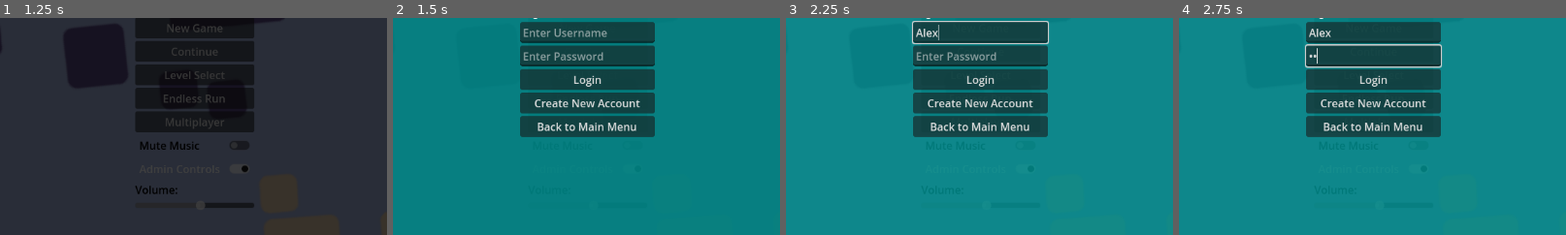
Above: before the commit, frames 1-4 (left to right).
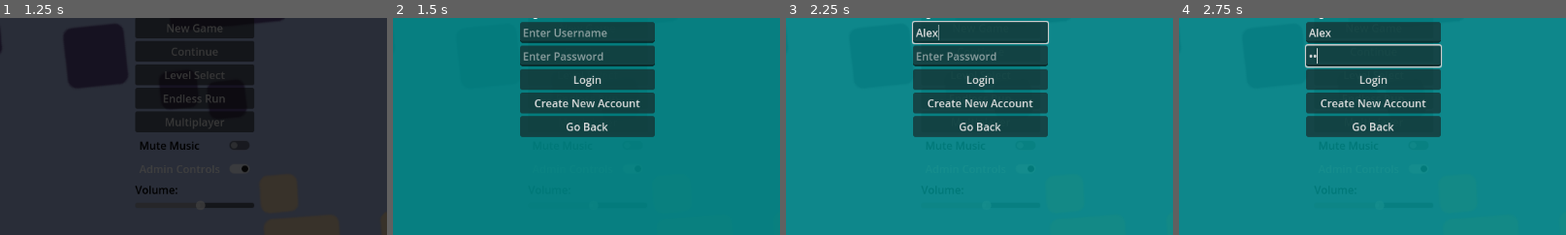
Above: after the commit, the same moments.

Repository: dustngroh/CapstoneProject
Game: Godot game, scene res://scenes/main/Game.tscn
Two runs of this game, one before a commit and one after it. Both use one fixed random seed, a clock stepped at 60 frames per second and the inputs below. The engine's default icon, where the game draws it, is replaced by a stand-in: a white triangle on a blue panel in a dark square.
Inputs (mouse positions are % of the whole screen's width and height, from its top left):
- Up to frame 1 (1.25 s): tap Enter at 0.5 s; hold Right (walk_right) from 0.53 s (still down); tap Space (jump) at 0.77 s
- Up to frame 2 (1.5 s): release Right (walk_right) at 1.25 s; click "Login" at 1.25 s
- Up to frame 3 (2.25 s): click (50, 33) at 2.02 s; type "Alex" at 2.1 s
- Up to frame 4 (2.75 s): click (50, 39) at 2.25 s; type "12" at 2.33 s
The pictures show only the part of the screen within x 25-75%, y 30-80%; the shares and areas given below are measured in that part.

Frame 1 is identical in both runs. In frame 2, 0.7% of the frame differs, in the area x 37-63%, y 48-53%; in frame 3, 0.7%; in frame 4, 0.7%.

Commit message:
Allow login on results screen
When finishing a level, a login button will become visible if the player is not logged in.
They can then create an account and/or login and their time will be submitted to the backend server.

Diff:
--- a/run-game/scenes/common/ResultsScreen.tscn
+++ b/run-game/scenes/common/ResultsScreen.tscn
@@ -38,10 +38,6 @@
 grow_horizontal = 0
 grow_vertical = 2
 
-[node name="LeaderboardBox" type="Label" parent="VBoxContainer"]
-visible = false
-layout_mode = 2
-
 [node name="NextLevelButton" type="Button" parent="VBoxContainer"]
 layout_mode = 2
 text = "Next Level"
@@ -54,6 +50,10 @@
 [node name="ReplayButton" type="Button" parent="VBoxContainer"]
 layout_mode = 2
 text = "Watch Replay"
+
+[node name="LoginButton" type="Button" parent="VBoxContainer"]
+layout_mode = 2
+text = "Login"
 
 [node name="LeaderboardBox" type="Label" parent="."]
 anchors_preset = 8
--- a/run-game/scenes/common/ui/login_screen.tscn
+++ b/run-game/scenes/common/ui/login_screen.tscn
@@ -58,7 +58,7 @@
 
 [node name="BackButton" type="Button" parent="VBoxContainer"]
 layout_mode = 2
-text = "Back to Main Menu"
+text = "Go Back"
 
 [node name="ErrorLabel" type="Label" parent="VBoxContainer"]
 custom_minimum_size = Vector2(10, 50)
--- a/run-game/scenes/levels/base_level.gd
+++ b/run-game/scenes/levels/base_level.gd
@@ -25,6 +25,7 @@
 @onready var leaderboard: CanvasLayer = UIManager.get_node("LevelUI/Leaderboard")
 @onready var leaderboard_label: Label = leaderboard.get_node("Label")
 @onready var leaderboard_box = leaderboard.get_node("LeaderboardBox")
+@onready var login_button = leaderboard.get_node("VBoxContainer/LoginButton")
 @onready var countdown_label: Label = UIManager.get_node("LevelUI/CountdownLabel")
 @onready var level_label: Label = UIManager.get_node("LevelUI/LevelLabel")
 @onready var spawn_point: Marker2D = $SpawnPoint
@@ -71,6 +72,8 @@
 	leaderboard.get_node("VBoxContainer/NextLevelButton").pressed.connect(_on_next_button_pressed)
 	leaderboard.get_node("VBoxContainer/MainMenuButton").pressed.connect(_on_main_button_pressed)
 	leaderboard.get_node("VBoxContainer/ReplayButton").pressed.connect(play_replay)
+	login_button.pressed.connect(_on_login_button_pressed)
+	login_button.visible = !HTTPRequestManager.is_logged_in()
 	HTTPRequestManager.leaderboard_received.connect(_on_leaderboard_received)
 
 	# Check for admin controls
@@ -115,6 +118,10 @@
 		HTTPRequestManager.submit_time(current_level_number, elapsed_time)
 	else:
 		leaderboard_label.text += "\nLogin to submit your time!"
+		HTTPRequestManager.login_success.connect(_on_login_success)
+		HTTPRequestManager.register_success.connect(_on_account_creation)
+		HTTPRequestManager.login_failed.connect(_on_failed_login)
+		HTTPRequestManager.register_failed.connect(_on_failed_register)
 		print("Not logged in — time not submitted.")
 		show_leaderboard()  # Fetch leaderboard immediately
 
@@ -196,6 +203,9 @@
 	if game:
 		game.load_level("res://scenes/main/MainMenu.tscn")
 
+func _on_login_button_pressed():
+	UIManager.show_login()
+
 func play_replay():
 	if not player or player.position_history.is_empty():
 		return
@@ -213,3 +223,21 @@
 	player.set_physics_process(true)  # Enable movement again after replay
 	player.modulate = Color(1, 1, 1, 1)  # Undo transparency
 	leaderboard.visible = true   # Show leaderboard again
+
+
+# Method called if user logs in after comlpeting the level
+func _on_login_success(user) -> void:
+	UIManager.hide_login()
+	login_button.visible = false
+	# Call win method again to submit score
+	_on_win_zone_win()
+	print("Logged in!")
+
+func _on_account_creation(user) -> void:
+	UIManager._on_account_created(user)
+
+func _on_failed_login(error) -> void:
+	UIManager._on_failed_login(error)
+
+func _on_failed_register(error) -> void:
+	UIManager._on_failed_register(error)
Not shown, changed: docs/index.html
Not shown, changed: docs/index.pck
